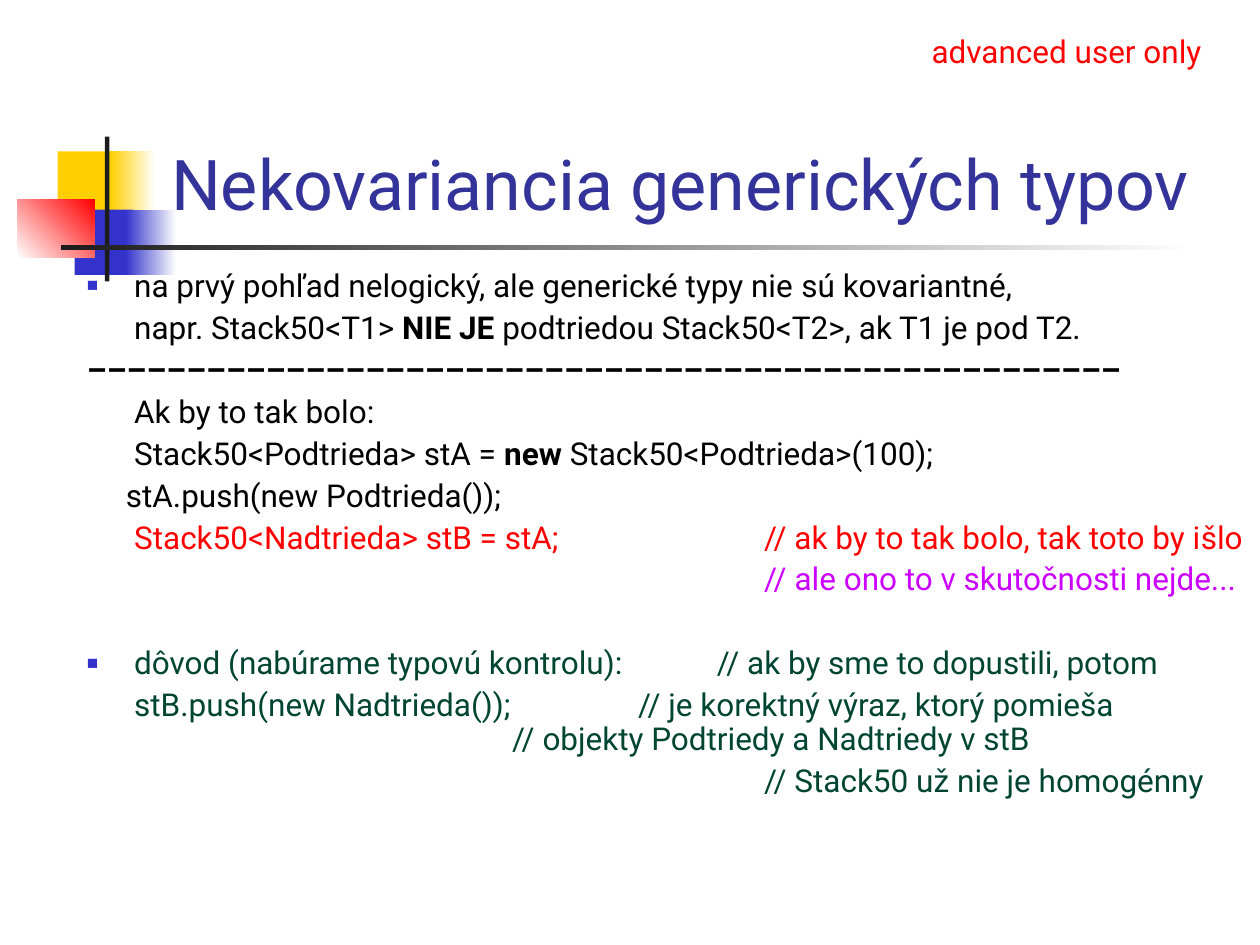
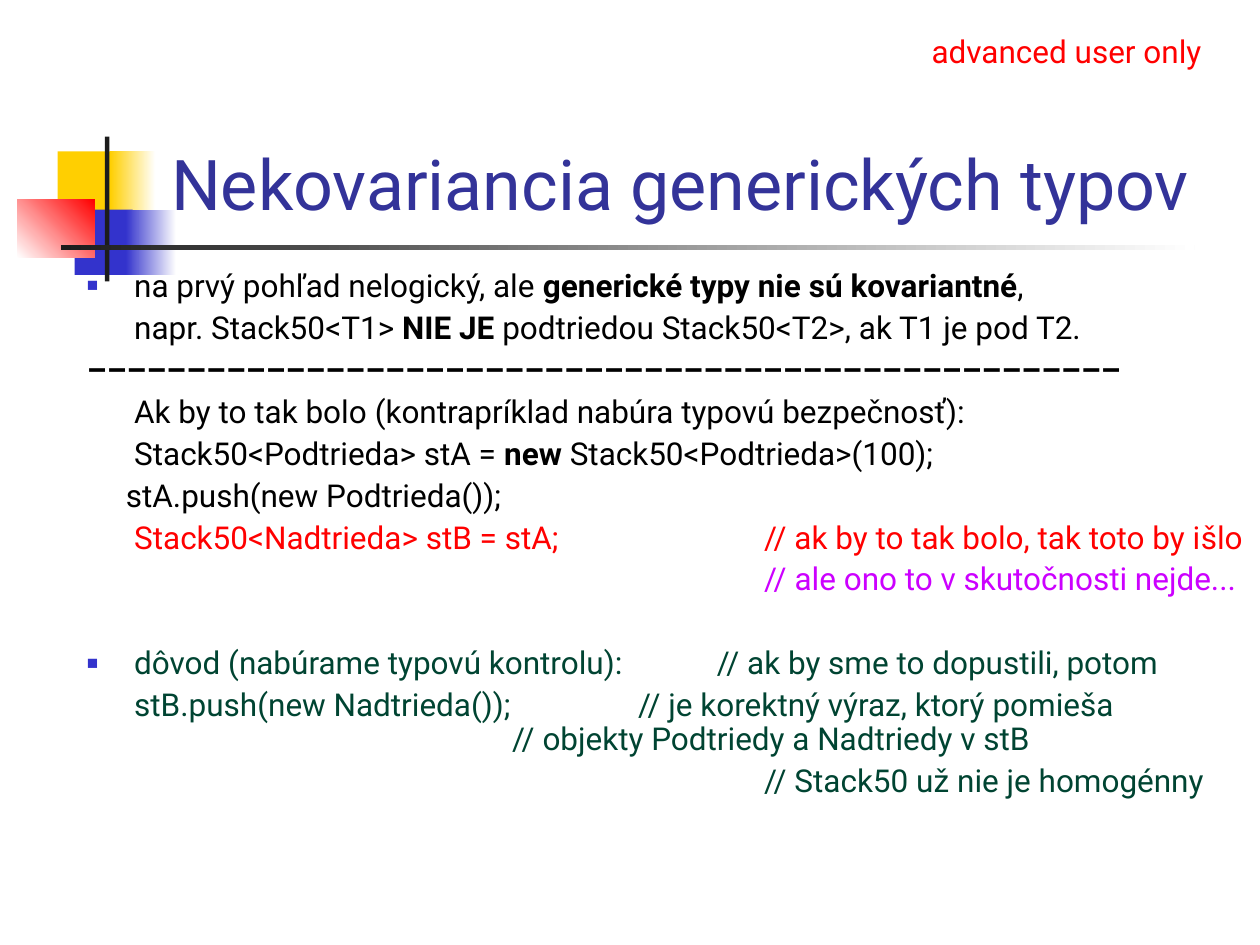
Before and after one commit to Programovanie4/Prednasky, a slide deck: slide 22 of 05/05_java.ppt (slide 20 before the commit). Drawn at 1260x945 pixels with LibreOffice and Linux fonts; fonts in the diff are those of the drawing. Boxes give left, top, right and bottom in pixels: in the first picture for what was removed or moved away, otherwise in the second. Text is boxed around its words. In the diff, an @@ line names an element or a change of style, - is before the commit and + after.

```diff
--- a/05/05_java.ppt
+++ b/05/05_java.ppt
@@ text at [134,269,1024,304]: bold on in "generické typy nie sú kovariantné," @@
@@ text at [134,397,964,430]: text changed @@
-Ak by to tak bolo:
+Ak by to tak bolo (kontrapríklad nabúra typovú bezpečnosť):
```
Also in this commit, not shown: 11 other slides changed, 2 slides added, 1 other file.
